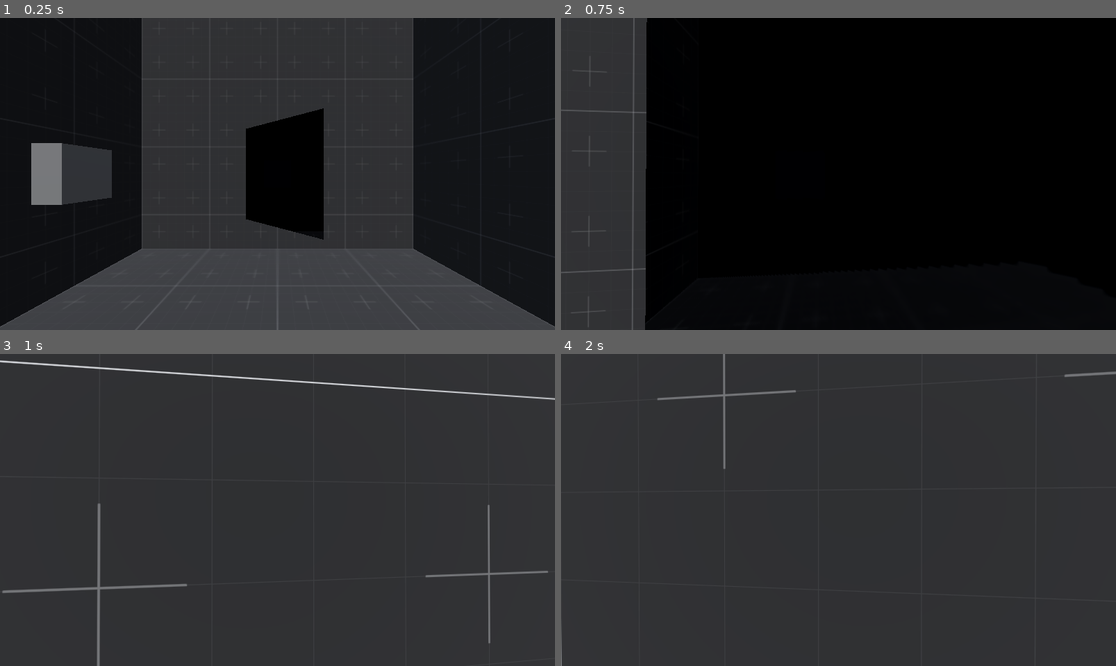
Above: before the commit, frames 1-4 (two rows, left to right).
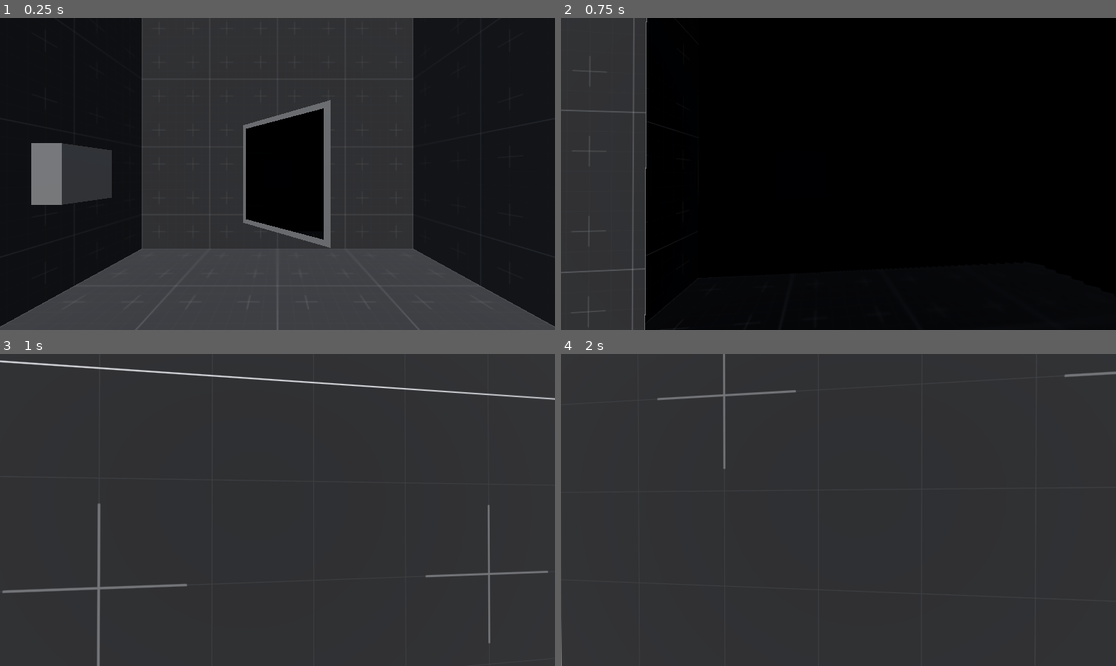
Above: after the commit, the same moments.

Repository: Wowe-Peanut/GetReal
Game: Godot game, scene res://test.tscn
Two runs of this game, one before a commit and one after it. Both use one fixed random seed, a clock stepped at 60 frames per second and the inputs below.
Inputs (mouse positions are in pixels of both pictures, inside the frame that each line leads up to):
- Up to frame 1 (0.25 s): no input
- Up to frame 2 (0.75 s): tap Enter at 0.5 s; move the mouse to (866, 174) at 0.52 s; hold W (move_forward) from 0.53 s (still down); right-click (866, 174) at 0.6 s
- Up to frame 3 (1 s): keep holding W (move_forward); tap Space (jump) at 0.77 s
- Up to frame 4 (2 s): keep holding W (move_forward); move the mouse to (810, 510) at 1.27 s; right-click (810, 510) at 1.35 s; tap Space (jump) at 1.52 s

The runs differ from the first frame. In frame 1, 1.2% of the frame differs, in the area x 43-60%, y 26-74%; in frame 2, 0.1%; in frame 3, nothing differs; in frame 4, nothing differs.

Commit message:
added mirror frame

Diff:
--- a/mirror.tscn
+++ b/mirror.tscn
@@ -10,10 +10,14 @@
 render_priority = 0
 shader = ExtResource("2_hyqdn")
 
+[sub_resource type="BoxMesh" id="BoxMesh_tx3na"]
+size = Vector3(1.1, 1.1, 0.01)
+
 [node name="Mirror" type="Node3D"]
 script = ExtResource("1_23741")
 
 [node name="View" type="SubViewport" parent="."]
+size = Vector2i(1024, 1024)
 
 [node name="MirrorCam" type="Camera3D" parent="View"]
 
@@ -21,5 +25,9 @@
 mesh = SubResource("QuadMesh_5n1ph")
 surface_material_override/0 = SubResource("ShaderMaterial_pd161")
 
+[node name="Border" type="MeshInstance3D" parent="."]
+transform = Transform3D(1, 0, 0, 0, 1, 0, 0, 0, 1, 0, 0, -0.01)
+mesh = SubResource("BoxMesh_tx3na")
+
 [node name="MirrorOrigin" type="Marker3D" parent="."]
 transform = Transform3D(1, -8.74228e-08, -8.74228e-08, -8.74228e-08, -1, 0, -8.74228e-08, 7.64274e-15, -1, 0, 0, 0)
--- a/test.tscn
+++ b/test.tscn
@@ -29,7 +29,7 @@
 transform = Transform3D(1, 0, 0, 0, 0.5, 0.866025, 0, -0.866025, 0.5, 0, 6, 0)
 
 [node name="Mirror" parent="." instance=ExtResource("4_b72i0")]
-transform = Transform3D(0.707107, 0, -0.707107, 0, 1, 0, 0.707107, 0, 0.707107, 0, -1.4, -0.9)
+transform = Transform3D(0.707107, 0, -0.707106, 0, 1, 0, 0.707107, 0, 0.707106, 0, -1.4, -0.9)
 
 [node name="CSGBox3D" type="CSGBox3D" parent="."]
 use_collision = true
Not shown: 1 places in mirror.tscn that only renumber resources
